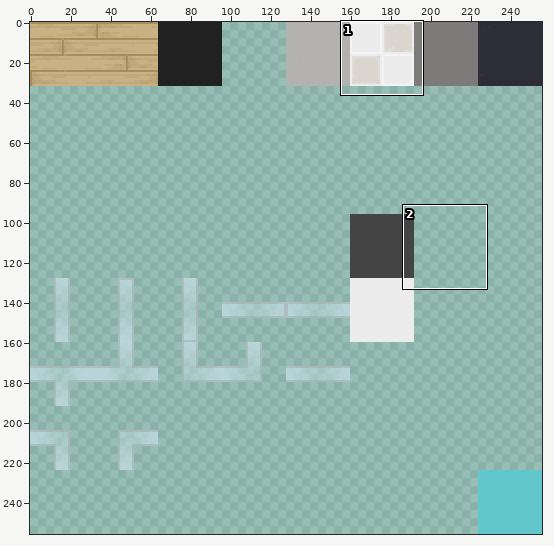
Two states of a sprite sheet, floortileset.png. Above: a wide view before the commit, with the close-up outlined.
Close-up. First the earlier version:
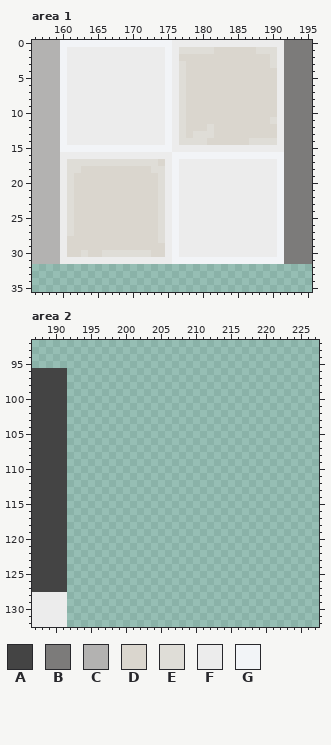
The file is 256x256 pixels. Colours within 5 levels of each other are drawn and written as one. Shown: area 1: x 156..195, y 0..35; area 2: x 187..227, y 92..132. The commit also changed other parts of the picture, which this record leaves out.
Palette (. is transparent): A #444444  B #7c7b7a  C #b3b2b1  D #dad6ce  E #dfddd7  F #ececec  G #f2f4f7
And afterwards:
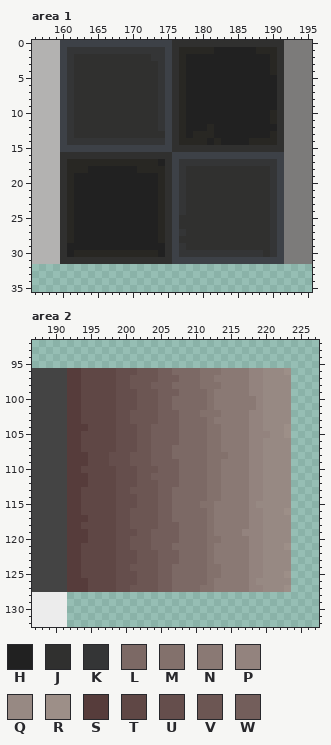
Colours new in this view: H #212121  J #30302f  K #343536  L #7c6965  M #83716c  N #8a7974  P #93837e  Q #978983  R #9d8f88  S #563c3b  T #5f4745  U #654e4c  V #6c5653  W #735e5b
Change:
colour E: #dfddd7 -> #282723
colour G: #f2f4f7 -> #3d4147
Changed rows in their new state; - is a pixel that keeps its letter.
Area 1:
first column x 160:
 0 ----------------JJJJJJJJJJJJJJJJ
 1 -KKKKKKKKKKKKKK-J-----HHHHHH---J
 2 -KJJJJJJJJJJJKK-JEHHHHHHHHHHHH-J
 3 -KJJJJJJJJJJJJK-J-HHHHHHHHHHHH-J
 4 -KJJJJJJJJJJJJK-J-HHHHHHHHHHHHEJ
 5 -KJJJJJJJJJJJJK-J-HHHHHHHHHHHHHJ
 6 -KJJJJJJJJJJJJK-J-HHHHHHHHHHHHHJ
 7 -KJJJJJJJJJJJJK-J-HHHHHHHHHHHHHJ
 8 -KJJJJJJJJJJJJK-J-HHHHHHHHHHHHHJ
 9 -KJJJJJJJJJJJJK-J-HHHHHHHHHHHHHJ
10 -KJJJJJJJJJJJJK-J-HHHHHHHHHHHHEJ
11 -KJJJJJJJJJJJJK-J-HHHHHHHHHHHH-J
12 -KJJJJJJJJJJJJK-J-HHH-HHHHHHHHHJ
13 -KJJJJJJJJJJJJJ-J-H---HHHHHHHHEJ
14 -KKKKKKKKKKKKKK-J----HEHHHH----J
15 ----------------JJJJJJJJJJJJJJJJ
16 JJJJJJJJJJJJJJJJ----------------
17 J-------------HJ-KKKKKKKKKKKKKK-
18 J--EHHHHHHHEE--J-KJJJJJJJJJJJJK-
19 J-HHHHHHHHHHHH-J-KJJJJJJJJJJJJK-
20 J-HHHHHHHHHHHH-J-KJJJJJJJJJJJJK-
21 J-HHHHHHHHHHHH-J-KJJJJJJJJJJJJK-
22 J-HHHHHHHHHHHH-J-KJJJJJJJJJJJJK-
23 J-HHHHHHHHHHHH-J-KJJJJJJJJJJJJK-
24 J-HHHHHHHHHHHH-J-KJJJJJJJJJJJJK-
25 J-HHHHHHHHHHHH-J-JJJJJJJJJJJJJK-
26 J-HHHHHHHHHHHH-J-JJJJJJJJJJJJJK-
27 J-HHHHHHHHHHHH-J-KJJJJJJJJJJJJK-
28 JEHHHHHHHHHHHH-J-JJJJJJJJJJJJJK-
29 JHHHHHHHHHHHHHHJ-KJJJJJJJJJJJJK-
30 JHE-EE-------EHJ-KKKKKKKKKKKKJK-
31 JJJJJJJJJJJJJJJJ----------------
Area 2:
first column x 192:
 96 SSTTTTTUUUVVVWWLLLLMMMNNNNPPQQQR
 97 SSTTTTTUUVVVVWWWLLLMMNNNNNPPQQQQ
 98 SSTTTTTUUVVVWWWLLLLMMMNNNNPPQQQQ
 99 SSTTTTTUUUVVVWWWLLLLMNNNNNPPQQQQ
100 SSTTTTTUUUVVVWWLLLLLMNNNNNNPQQQQ
101 SSTTTTTUUUVVVWWLLLLLMNNNNNNPQQQQ
102 SSTTTTTUUVVVVWWWLLLMMMNNNNPPQQQQ
103 SSTTTTTUUVVVVWWWLLLLMNNNNNPPQQQQ
104 SSSTTTTUUUVVWWWWLLLLMMNNNNPPQQQR
105 SSTTTTTUUUVVWWWWLLLLMMNNNNPPPQQR
106 SSTTTTTUUUVVWWWWLLLLMMNNNNPPQQQQ
107 SSTTTTTUUUVVWWWLLLLLMMNNNNPPQQQQ
108 SSSTTTUUUVVVWWWLLLLLMMMNNNPPQQQQ
109 SSSTTTUUUVVVWWWWLLLLMMNNNNPPQQQQ
110 SSTTTTTUUUVVVWWWLLLLMMNNNNPPQQQQ
111 SSSTTTTUUUVVWWWWLLLLMMNNNNPPQQQQ
112 SSSTTTTUUUVVVWWWLLLLMMNNNNPPQQQQ
113 SSTTTTTUUVVVVWWLLLLLMMNNNNPPQQQQ
114 SSTTTTTUUUVVVWWLLLLLMMNNNNPPQQQQ
115 SSTTTTTUUUVVVWWLLLLMMNNNNNPQQQQQ
116 SSTTTTTUUVVVVWWLLLLLMNNNNNPPQQQR
117 SSSTTTTUUVVVVWWLLLLLMNNNNNPPQQQQ
118 SSTTTTTUUVVVVWWWLLLLMNNNNNPPQQQQ
119 SSSTTTTUUUVVWWWWLLLLMNNNNPPPQQQQ
120 SSSTTTTUUVVVWWWWLLLLMMNNNNPPQQQQ
121 SSTTTTTUUVVVWWWLLLLLMNNNNNPPQQQR
122 SSTTTTTUUUVVVWWWLLLLMNNNNNPPQQQQ
123 SSTTTTTUUUVVVWWWLLLLMNNNNNPPQQQQ
124 SSTTTTTUUVVVVWWLLLLLMMNNNNPPQQQQ
125 SSTTTTTUUUVVVWWLLLLLMMNNNNPPQQQR
126 SSSTTTTUUUVVVWWLLLLLMNNNNNPQQQQQ
127 SSSTTTTUUVVVVWWLLLLMMNNNNNPPQQQR
Boxes around the changes in both close-ups, in picture pixels (x1, y1, x2, y2):
changed: (60, 40, 284, 264)
added: (67, 368, 291, 592)
